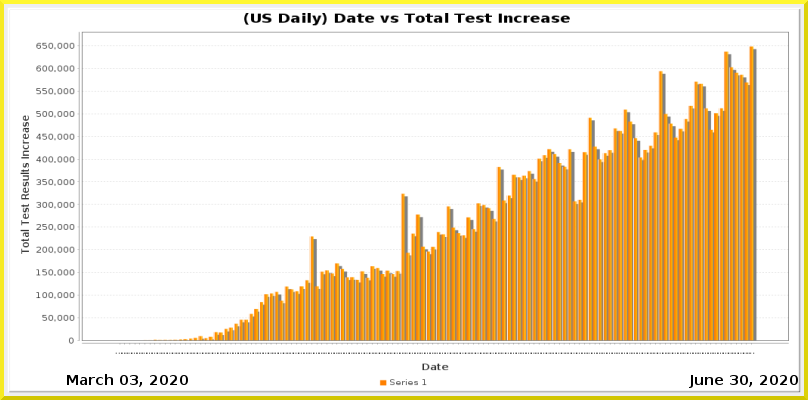
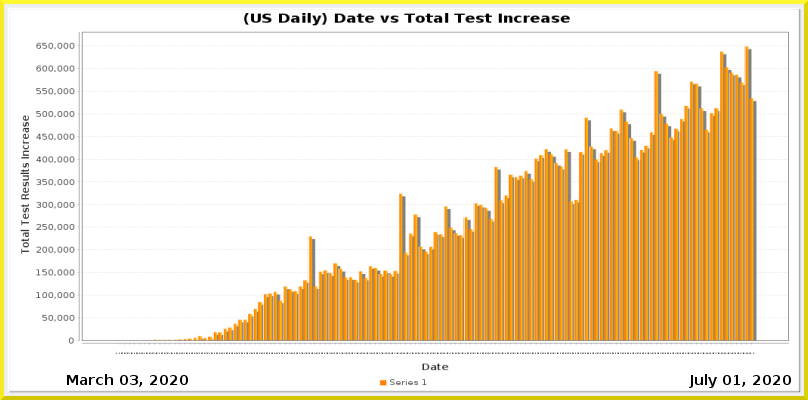
Comparing the layer stacks of the two w=808, h=400 images. Changes:
painted on "Current Date" over (705, 374, 798, 388)
painted on "Date_vs_TestIncrease.png" over (133, 46, 757, 354)
